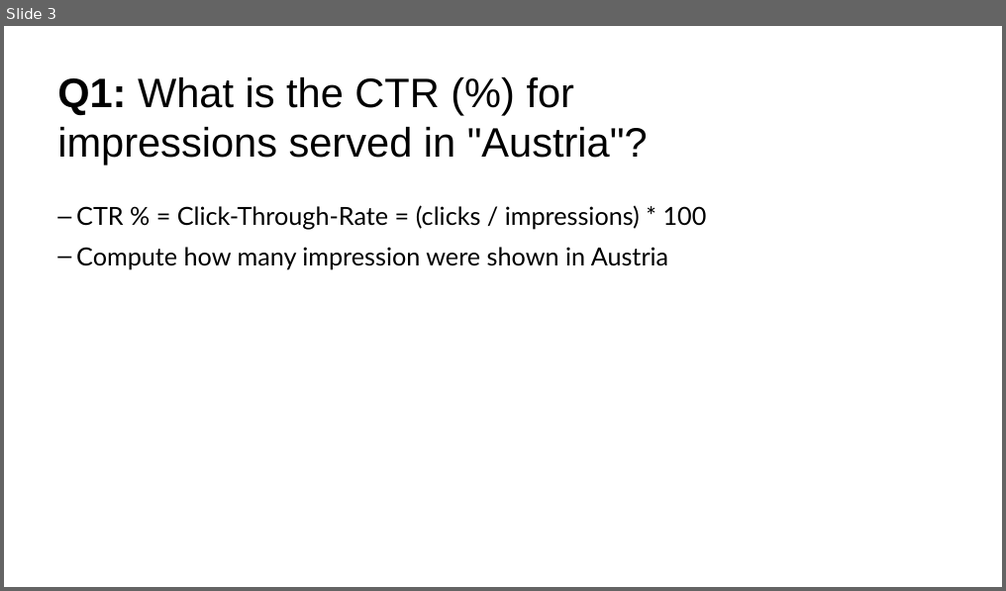
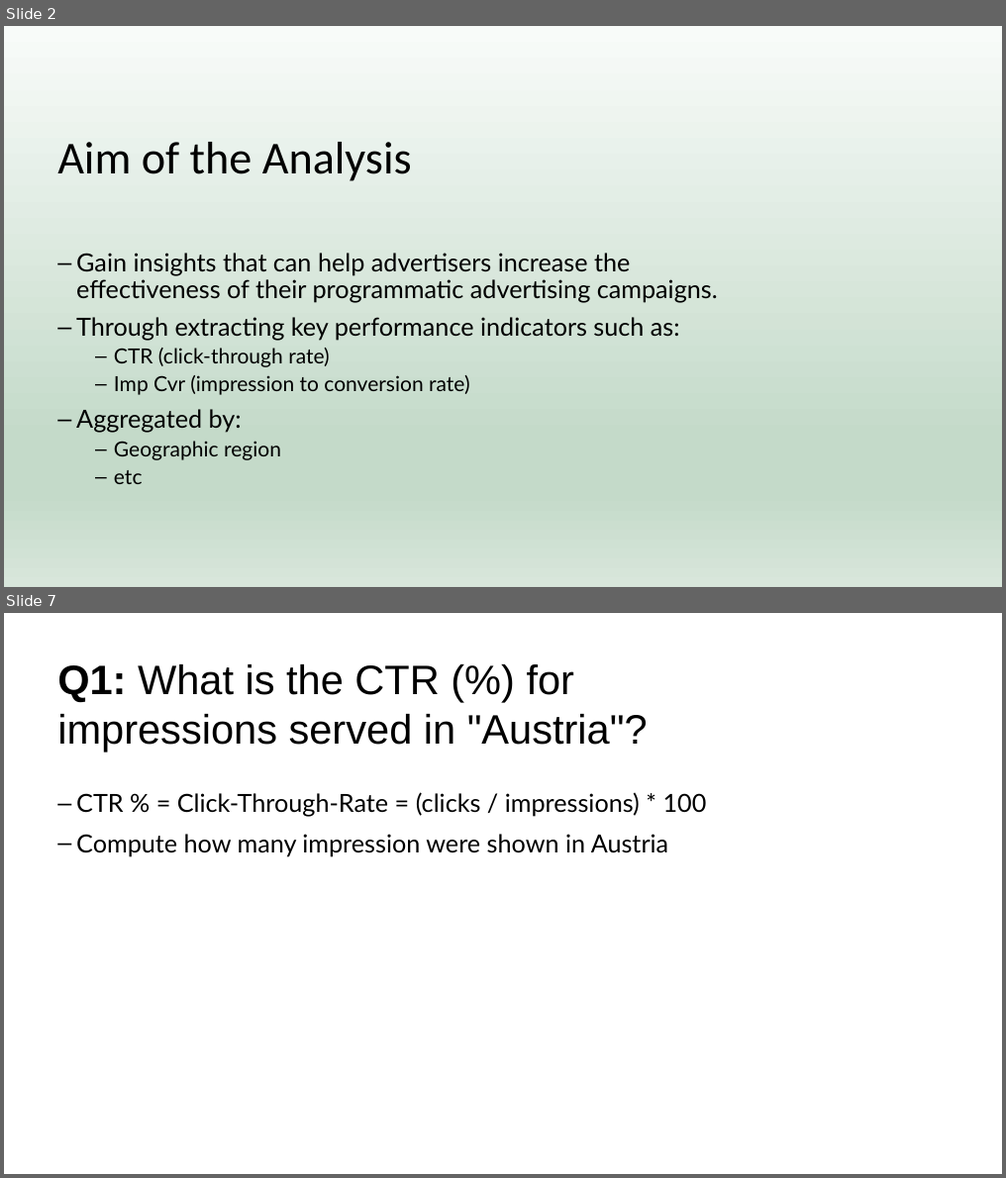
Before and after one commit to KristinaChuang/sportradar, a slide deck: Presentation_work.pptx. Shown one above the other, each under a label of ours: slide 3 before the commit, slides 2 and 7 after it; the slides between them are not shown. The pictures are 1006x591 and 1006x1178 pixels, drawn with LibreOffice and Linux fonts; fonts in the diff are those of the drawing. Boxes give left, top, right and bottom in pixels: in the first picture for what was removed or moved away, otherwise in the second. Text is boxed around its words. In the diff, an @@ line names an element or a change of style, - is before the commit and + after.

```diff
--- a/Presentation_work.pptx
+++ b/Presentation_work.pptx
@@ slide 2 added at bbox=[4, 26, 1002, 587], background gradient #F8FBF9 to #C4DAC9 to #D8E6DB @@
@@ title added at bbox=[57, 142, 412, 181], 44 pt, text #000000 @@
+Aim of the Analysis
@@ text added at bbox=[76, 253, 718, 484], 24 pt, text #000000 @@
+– Gain insights that can help advertisers increase the effectiveness of their programmatic advertising campaigns.
+– Through extracting key performance indicators such as:
+  – CTR (click-through rate)
+  – Imp Cvr (impression to conversion rate)
+– Aggregated by:
+  – Geographic region
+  – etc
@@ what was slide 3 is now slide 7 @@
```
Also in this commit, not shown: 2 slides changed, 3 other slides added, 12 other files.
